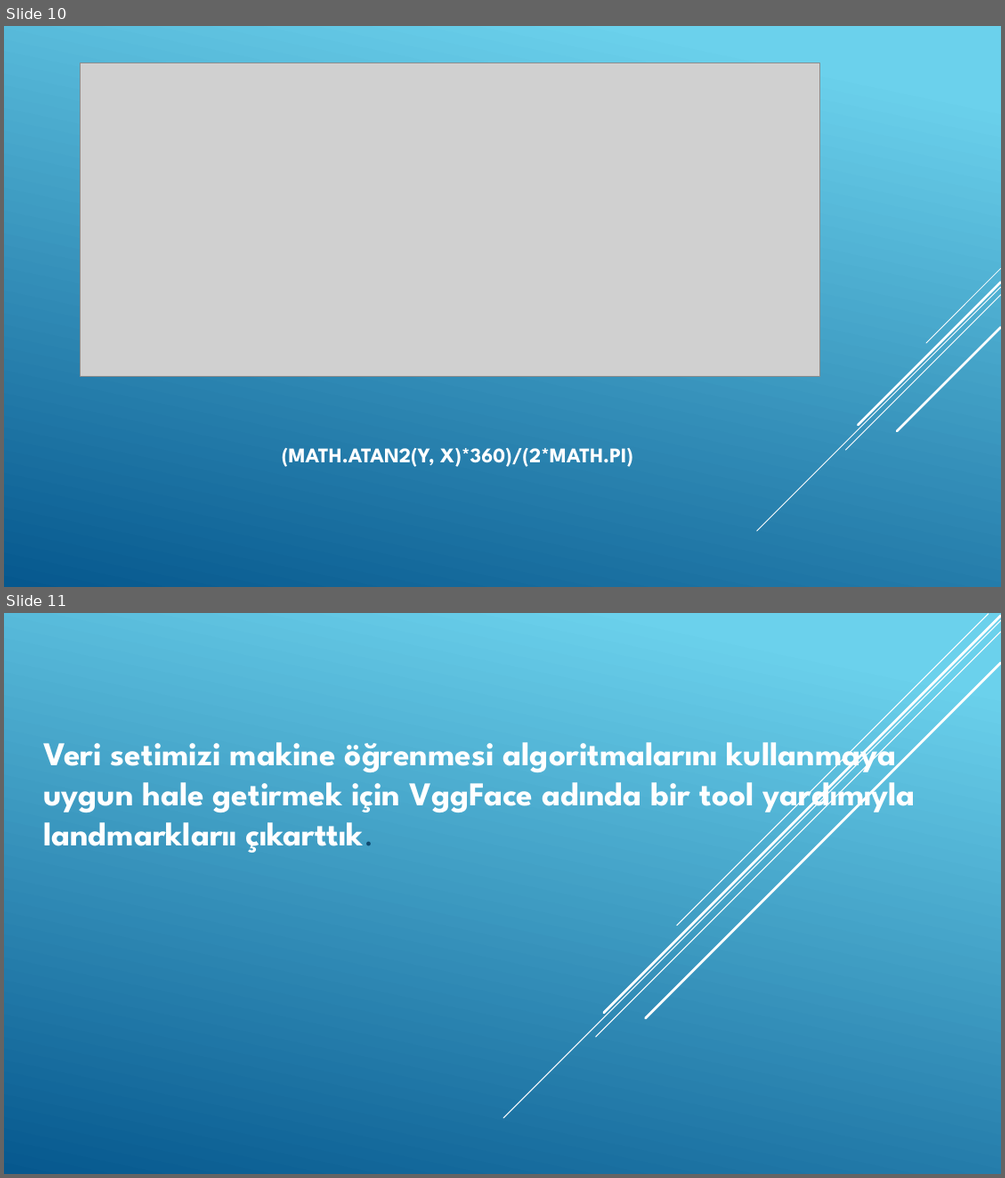
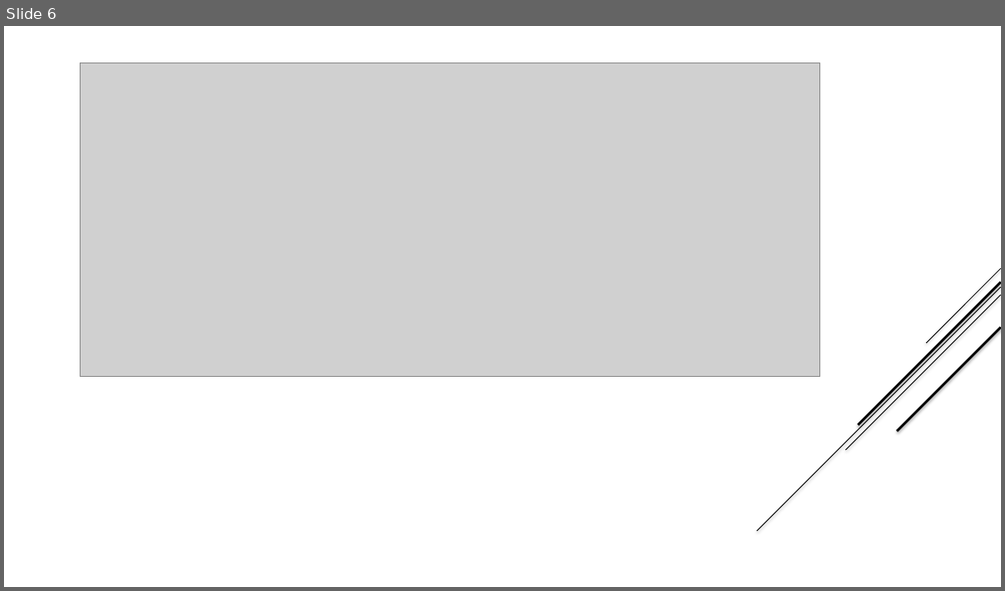
Before and after one commit to kodluyoruz-ML-bootcamp-1/Mimics, a slide deck: docs/presentation/presentation.pptx. Shown one above the other, each under a label of ours: slides 10 and 11 before the commit, slide 6 after it. The pictures are 1005x1178 and 1005x591 pixels, drawn with LibreOffice and Linux fonts; fonts in the diff are those of the drawing; grey boxes stand for pictures. Boxes give left, top, right and bottom in pixels: in the first picture for what was removed or moved away, otherwise in the second. Text is boxed around its words. In the diff, an @@ line names an element or a change of style, - is before the commit and + after.

```diff
--- a/docs/presentation/presentation.pptx
+++ b/docs/presentation/presentation.pptx
@@ slide 11 removed at (4, 613, 1001, 1174), background gradient #6ED2EB to #06588E @@
@@ line removed from (1001, 620) to (503, 1118) @@
@@ line removed from (1001, 632) to (596, 1037) @@
@@ line removed from (1001, 616) to (604, 1013) @@
@@ line removed from (988, 614) to (677, 925) @@
@@ line removed from (1001, 663) to (646, 1018) @@
@@ subtitle removed at (43, 732, 915, 852) @@
-Veri setimizi makine öğrenmesi algoritmalarını kullanmaya uygun hale getirmek için VggFace adında bir tool yardımıyla landmarklarıı çıkarttık.
@@ what was slide 10 is now slide 6 @@
@@ slide 6 changed as well @@
@@ background gradient #6ED2EB to #06588E to #FFFFFF @@
@@ line (1001, 287) - (757, 531): stroke #FFFFFF 0.75 pt to #000000 0.74 pt @@
@@ line (1001, 281) - (858, 425): stroke #FFFFFF 2.25 pt to #000000 2.24 pt @@
@@ line (1001, 268) - (926, 343): stroke #FFFFFF 0.75 pt to #000000 0.74 pt @@
@@ line (1001, 295) - (846, 450): stroke #FFFFFF 0.75 pt to #000000 0.74 pt @@
@@ line (1001, 328) - (897, 431): stroke #FFFFFF 2.25 pt to #000000 2.24 pt @@
@@ title removed at (282, 448, 633, 467) @@
-(MATH.ATAN2(Y, X)*360)/(2*MATH.PI)
```
Also in this commit, not shown: 3 other slides changed, 4 slides added, 10 other slides removed, 1 other file.
